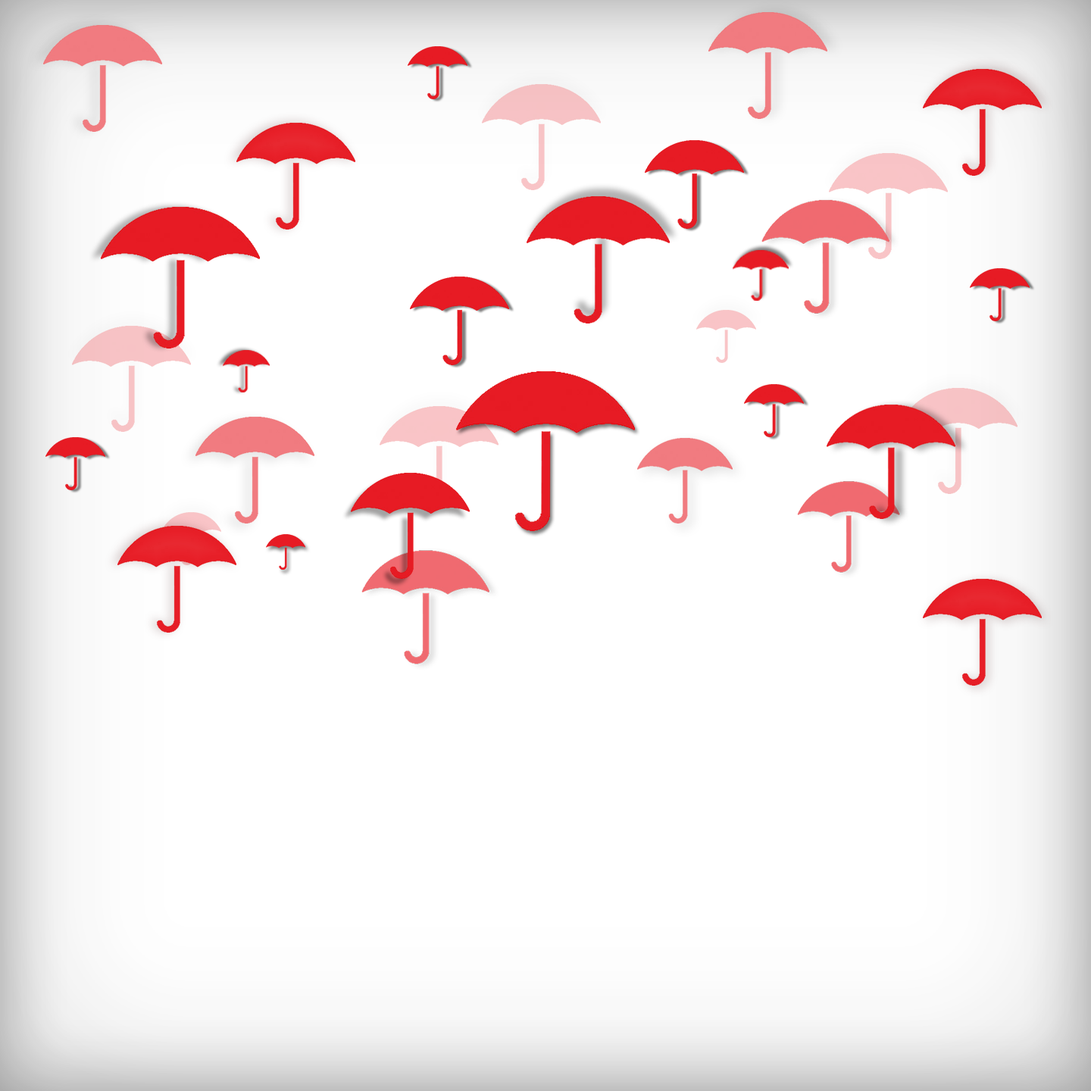
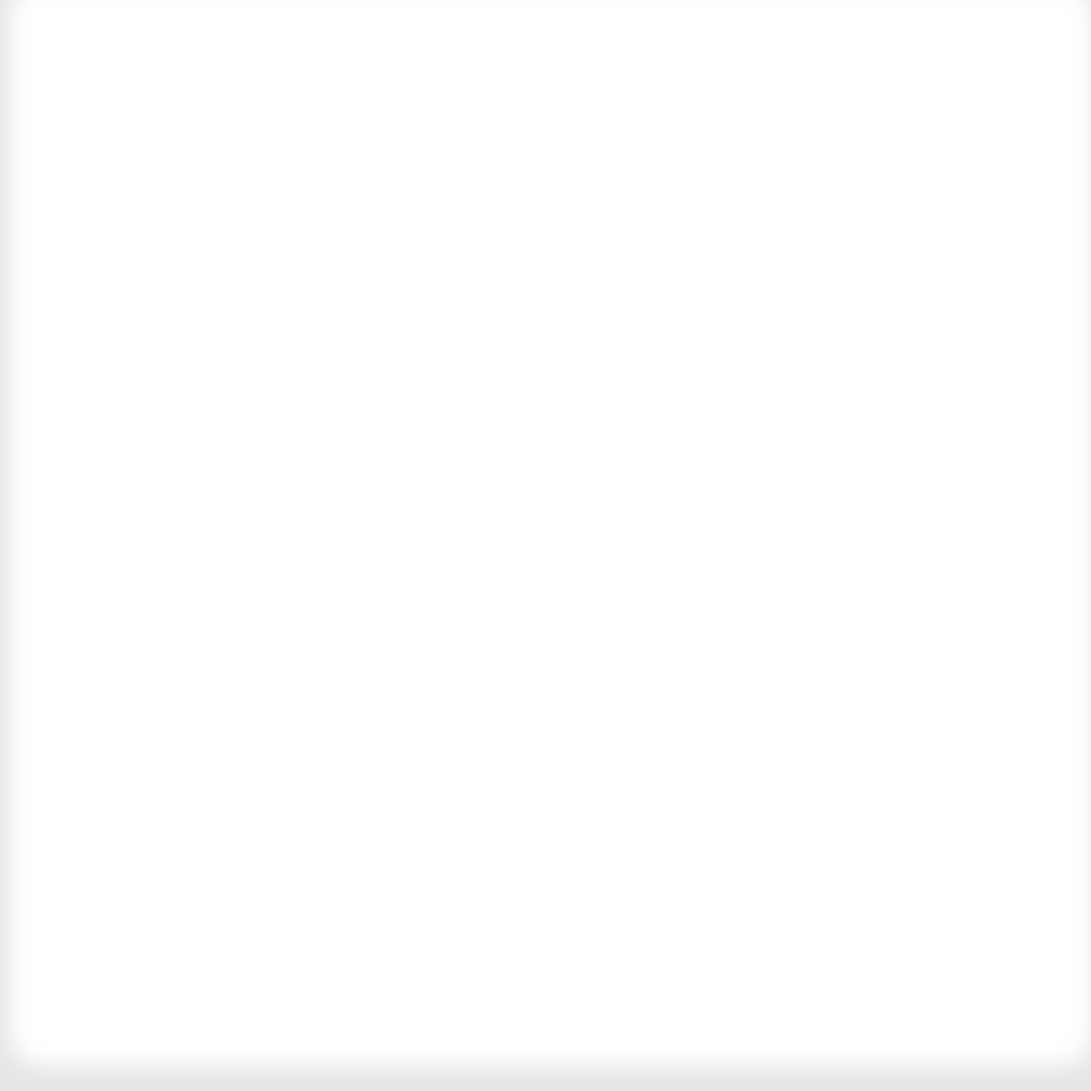
Layers edited between the first and the second 1091×1091 image:
hid "0" over [456, 371, 636, 532]
hid "a" over [45, 46, 1054, 698]
hid "b" over [361, 197, 910, 670]
hid "c" over [28, 0, 843, 538]
hid "d" over [68, 69, 1024, 566]
